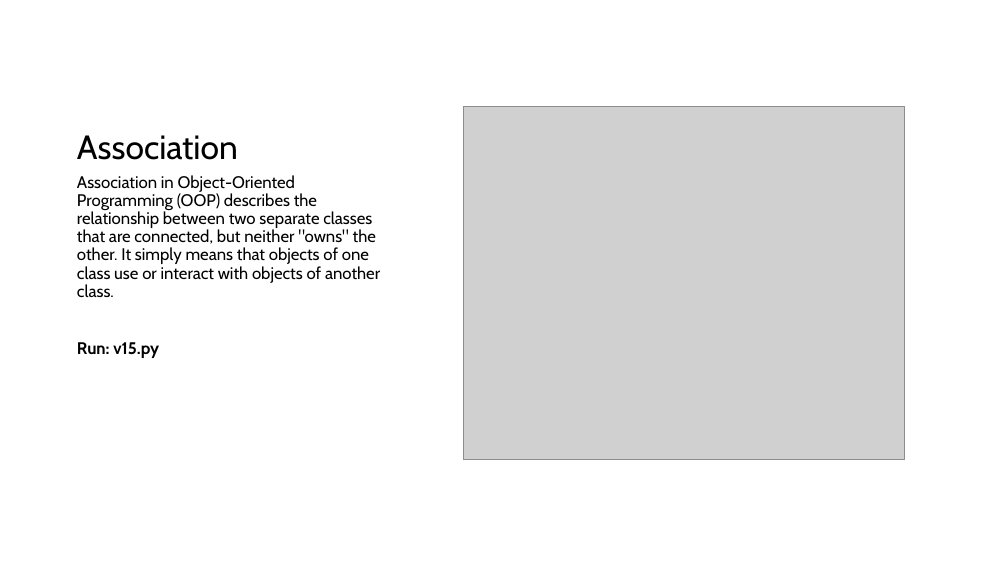
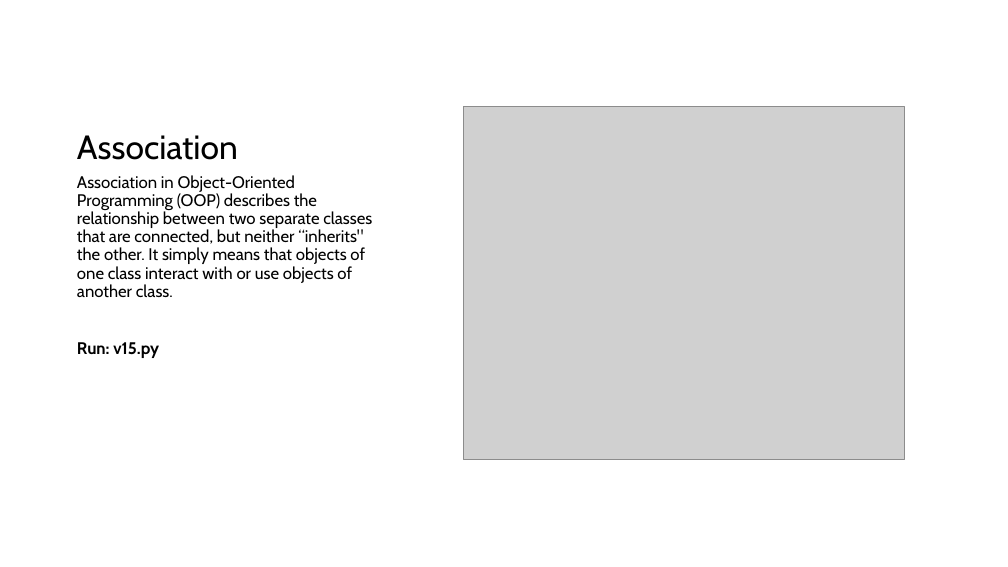
Before and after one commit to TempeHS/MicroPython_OOP_Pi_Pico_Mini_Project_Source, a slide deck: slide 6 of tutorials/presentations/Lecture6.pptx. Drawn at 1008x567 pixels with LibreOffice and Linux fonts; fonts in the diff are those of the drawing; grey boxes stand for pictures. Boxes give left, top, right and bottom in pixels: in the first picture for what was removed or moved away, otherwise in the second. Text is boxed around its words. In the diff, an @@ line names an element or a change of style, - is before the commit and + after.

```diff
--- a/tutorials/presentations/Lecture6.pptx
+++ b/tutorials/presentations/Lecture6.pptx
@@ text at bbox=[77, 175, 372, 298]: text changed @@
-Association in Object-Oriented Programming (OOP) describes the relationship between two separate classes that are connected, but neither "owns" the other. It simply means that objects of one class use or interact with objects of another class.
+Association in Object-Oriented Programming (OOP) describes the relationship between two separate classes that are connected, but neither “inherits" the other. It simply means that objects of one class interact with or use objects of another class.
```
Also in this commit, not shown: 2 other slides changed, 6 slides added, 16 other files.
